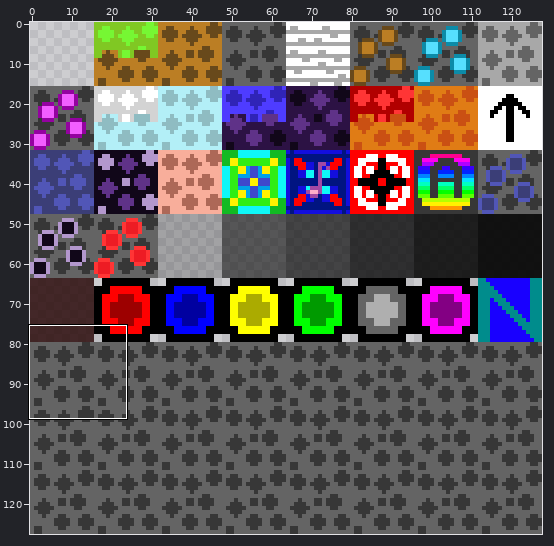
Edited in one commit: sprite sheet (Compiled/main.png). Above: a wide view before the commit, with the close-up outlined.
Close-up. First the earlier version:
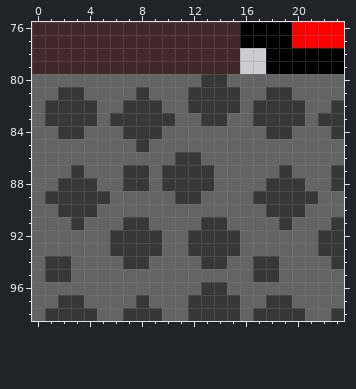
The file is 128x128 pixels. Colours within 5 levels of each other are drawn and written as one. Shown: x 0..23, y 76..98. The commit also changed other parts of the picture, which this record leaves out.
The same view after the edit:
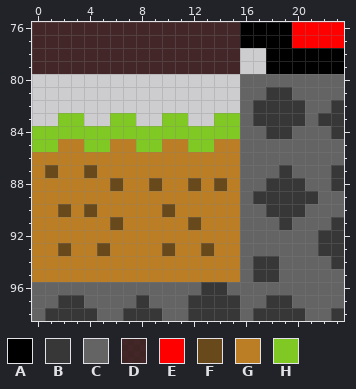
Palette (. is transparent): A #000000  B #373737  C #646464  D #220000ce  E #ff0000  F #68491b  G #bb7e24  H #80c823
The exact change:
@@ x 0..23 @@
 79 DDDDDDDDDDDDDDDD..AAAAAA
-80 CCCCCCCCCCCCCBBCCCCCCCCC
-81 CCBBCCCCBCCCBBBBCCBBCCCC
-82 CBBBBCCBBBCCBBBBCBBBBCCB
-83 CBBBBCBBBBBCCBBCCBBBBCBB
-84 CCBBCCCBBBCCCCCCCCBBCCCB
-85 CCCCCCCCBCCCCCCCCCCCCCCC
-86 CCCCCCCCCCCBBCCCCCCCCCCC
-87 CCCBCCCBBCBBBBCCCCCBCCCB
-88 CCBBBCCBBCBBBBCCCCBBBCCB
-89 CBBBBBCCCCCBBCCCCBBBBBCC
-90 CCBBBCCCCCCCCCCCCCBBBCCC
-91 CCCBCCCBBCCCCBBCCCCBCCCB
-92 CCCCCCBBBBCCBBBBCCCCCCBB
-93 CCCCCCBBBBCCBBBBCCCCCCBB
-94 CBBCCCCBBCCCCBBCCBBCCCCB
-95 CBBCCCCCCCCCCCCCCBBCCCCC
+80 ................CCCCCCCC
+81 ................CCBBCCCC
+82 ................CBBBBCCB
+83 ..HH..HH..HH..HHCBBBBCBB
+84 HHHHHHHHHHHHHHHHCCBBCCCB
+85 HHGGHHGGHHGGHHGGCCCCCCCC
+86 GGGGGGGGGGGGGGGGCCCCCCCC
+87 GFGGFGGGGGGGGGGGCCCBCCCB
+88 GGGGGGFGGFGGFGFGCCBBBCCB
+89 GGGGGGGGGGGGGGGGCBBBBBCC
+90 GGFGFGGGGGFGGGGGCCBBBCCC
+91 GGGGGGFGGGGGFGGGCCCBCCCB
+92 GGGGGGGGGGGGGGGGCCCCCCBB
+93 GGFGGFGGGGFGGFGGCCCCCCBB
+94 GGGGGGGGGGGGGGGGCBBCCCCB
+95 GGGGGGGGGGGGGGGGCBBCCCCC
 96 CCCCCCCCCCCCCBBCCCCCCCCC
